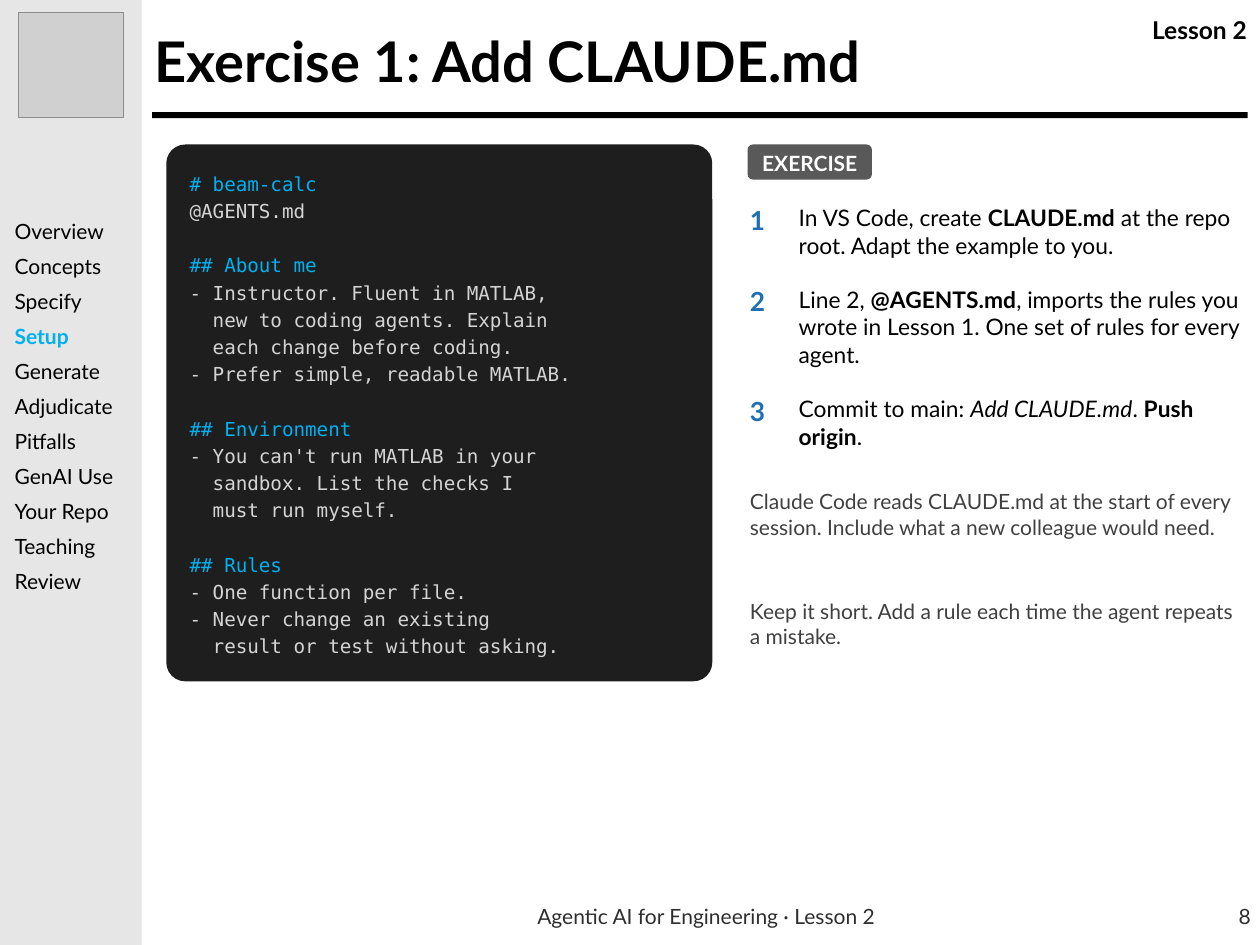
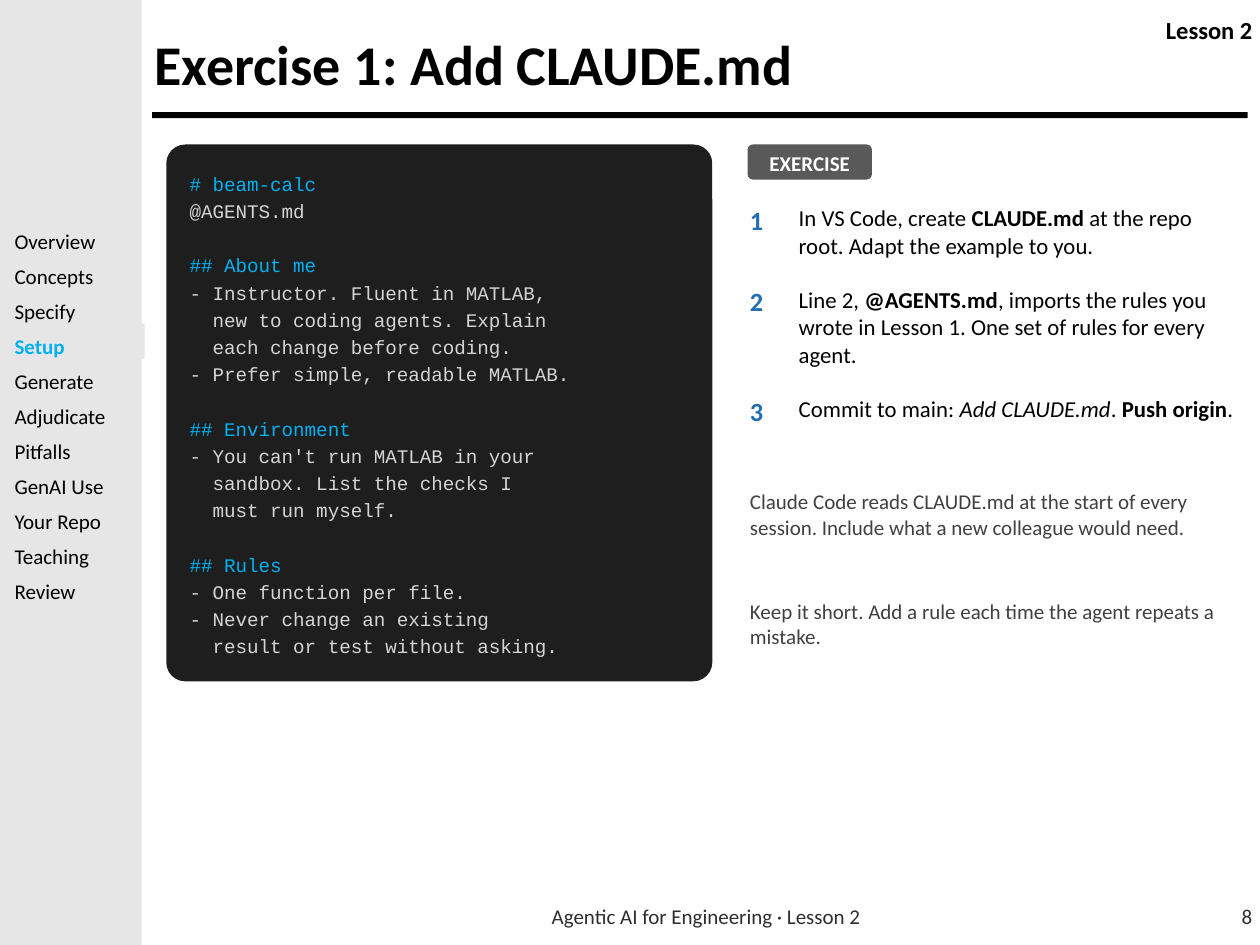
Before and after one commit to usafa-dfas/Agentic-AI-for-Engineering, a slide deck: slide 8 of Lesson Material/LSN 2 - Introduction to Agentic AI for Coding/Agentic_AI_for_Engineering_Lesson_2.pptx. Drawn at 1260x945 pixels with LibreOffice and Linux fonts; fonts in the diff are those of the drawing; grey boxes stand for pictures; background and template pictures are left out. Boxes give left, top, right and bottom in pixels: in the first picture for what was removed or moved away, otherwise in the second. Text is boxed around its words. In the diff, an @@ line names an element or a change of style, - is before the commit and + after.

```diff
--- a/Lesson Material/LSN 2 - Introduction to Agentic AI for Coding/Agentic_AI_for_Engineering_Lesson_2.pptx
+++ b/Lesson Material/LSN 2 - Introduction to Agentic AI for Coding/Agentic_AI_for_Engineering_Lesson_2.pptx
@@ rectangle removed at box(0, 0, 142, 945) @@
@@ rectangle added at box(0, 0, 142, 945), fill #E6E6E6 @@
@@ picture removed at box(18, 13, 123, 118) @@
@@ title "Exercise 1: Add CLAUDE.md" at box(155, 45, 793, 86): font Lato to Calibri; line spacing 0.75 to 0.9 @@
@@ text removed at box(1152, 21, 1247, 40) @@
-Lesson 2
@@ text added at box(1166, 23, 1252, 40), 21 pt, text #000000, bold @@
+Lesson 2
@@ text "# beam-calc" at box(190, 177, 570, 657): font DejaVu Sans Mono to Courier New @@
@@ text removed at box(15, 223, 104, 239) @@
-Overview
@@ text added at box(15, 234, 106, 599), 18 pt, text #000000 @@
+Overview
+Concepts
+Specify
+Setup
+Generate
+Adjudicate
+Pitfalls
+GenAI Use
+Your Repo
+Teaching
+Review
@@ text removed at box(15, 258, 102, 278) @@
-Concepts
@@ text removed at box(15, 293, 82, 313) @@
-Specify
@@ text "Setup" at box(15, 340, 64, 358): font Lato to Calibri; line spacing 0.94 to 30pt @@
@@ text removed at box(15, 363, 100, 379) @@
-Generate
@@ text removed at box(15, 398, 113, 418) @@
-Adjudicate
@@ text removed at box(15, 433, 76, 449) @@
-Pitfalls
@@ text removed at box(15, 468, 113, 484) @@
-GenAI Use
@@ text removed at box(15, 504, 109, 523) @@
-Your Repo
@@ text removed at box(15, 538, 96, 558) @@
-Teaching
@@ text removed at box(15, 574, 82, 589) @@
-Review
@@ font Lato to Calibri in 10 elements at box(552, 909, 860, 928), box(769, 157, 850, 171), box(750, 213, 763, 230), box(799, 210, 1192, 258), box(750, 293, 763, 311), box(799, 292, 1206, 367), box(750, 403, 763, 421), box(799, 401, 1234, 421), box(750, 494, 1187, 539), box(750, 604, 1214, 644) @@
@@ page number at box(1242, 909, 1253, 924): font Lato to Calibri; alignment left to right @@
```
Also in this commit, not shown: 21 other slides changed, 4 other files.
